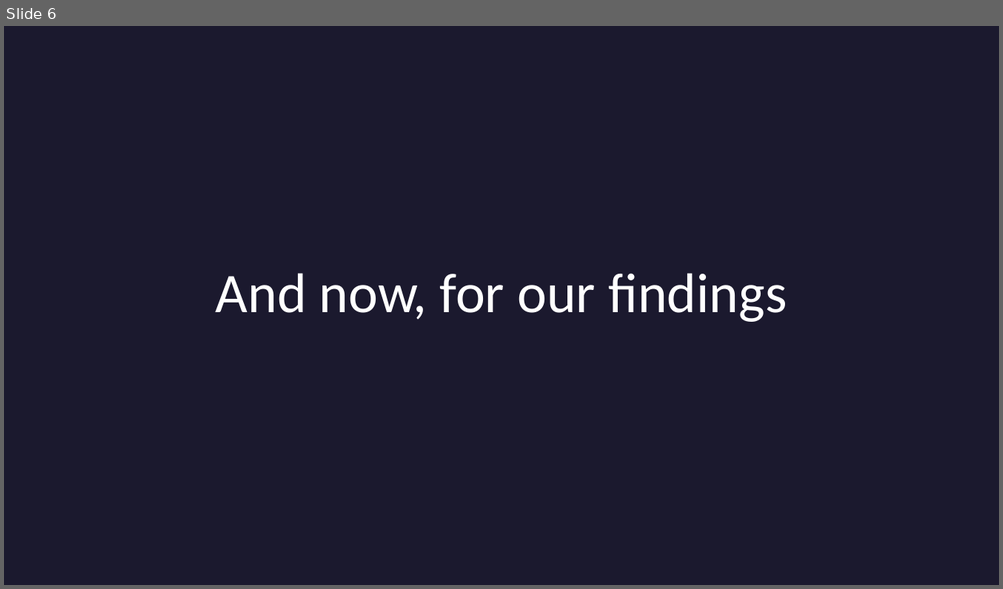
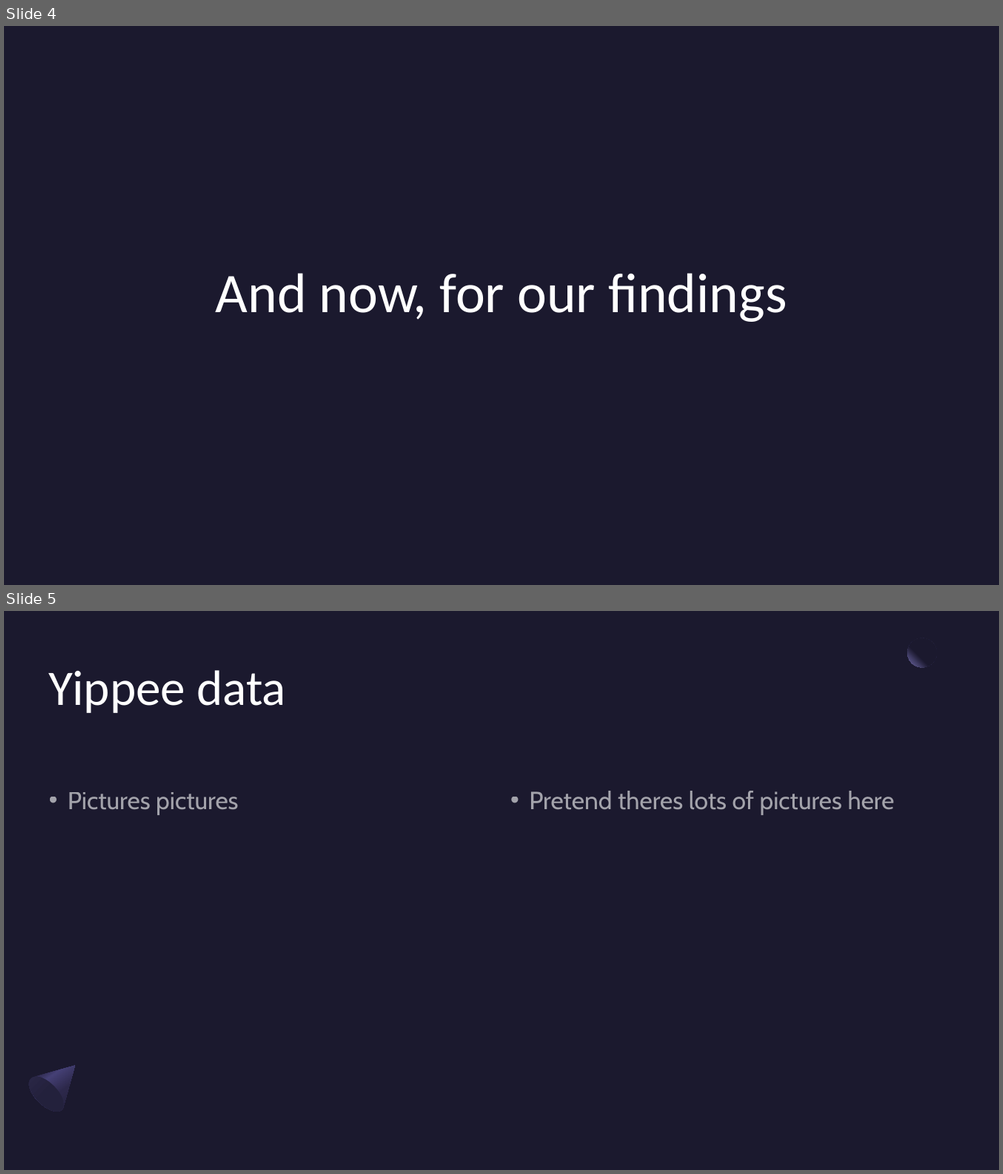
Before and after one commit to phoenixclaw03/STT_303_Final_Project, a slide deck: R Coding presentation.pptx. Shown one above the other, each under a label of ours: slide 6 before the commit, slides 4 and 5 after it. The pictures are 1003x589 and 1003x1174 pixels, drawn with LibreOffice and Linux fonts; fonts in the diff are those of the drawing; background and template pictures are left out. Boxes give left, top, right and bottom in pixels: in the first picture for what was removed or moved away, otherwise in the second. Text is boxed around its words. In the diff, an @@ line names an element or a change of style, - is before the commit and + after.

```diff
--- a/R Coding presentation.pptx
+++ b/R Coding presentation.pptx
@@ slide 5 added at <box>4,611,999,1170</box>, background #1B192E @@
@@ ellipse added at <box>908,638,936,667</box>, fill gradient #1B192E to #7771B2 @@
@@ title added at <box>49,670,286,713</box>, 48 pt, text #FFFFFF @@
+Yippee data
@@ text added at <box>68,792,238,815</box>, 24 pt, text #FFFFFF at 60% opacity @@
+• Pictures pictures
@@ text added at <box>529,791,894,815</box>, 24 pt, text #FFFFFF at 60% opacity @@
+• Pretend theres lots of pictures here
@@ freeform shape added at <box>22,1051,91,1118</box>, fill gradient #2C284A to #454075 to #1B192E @@
@@ ellipse added at <box>23,1071,70,1119</box>, fill gradient #23213C to #2C284A @@
@@ what was slide 6 is now slide 4 @@
```
Also in this commit, not shown: 2 slides changed, 2 other slides added, 5 slides removed.
